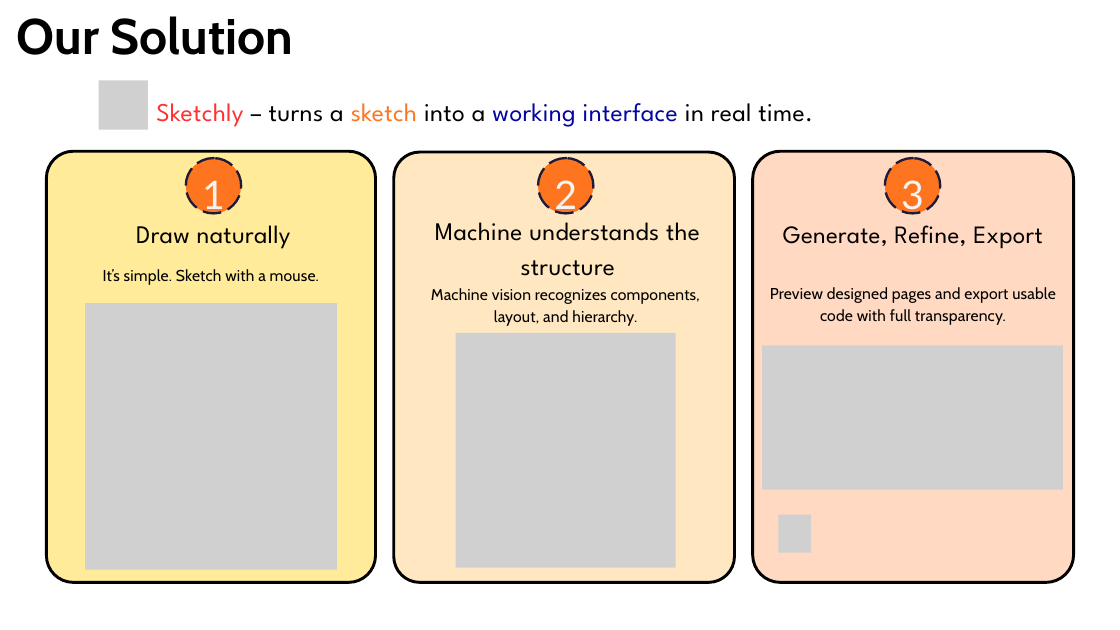
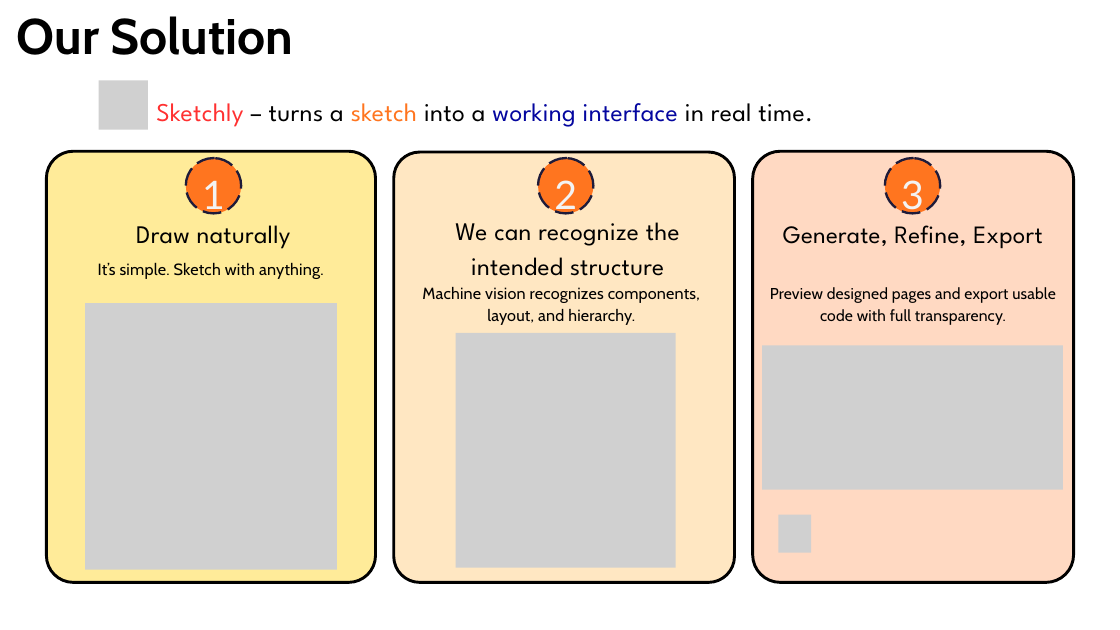
Before and after one commit to brianchen3388/HHCC-Chef-Bagels, a slide deck: slide 3 of comp_material/HHCC 26 Presentation.pptx. Drawn at 1120x630 pixels with LibreOffice and Linux fonts; fonts in the diff are those of the drawing; grey boxes stand for pictures. Boxes give left, top, right and bottom in pixels: in the first picture for what was removed or moved away, otherwise in the second. Text is boxed around its words. In the diff, an @@ line names an element or a change of style, - is before the commit and + after.

```diff
--- a/comp_material/HHCC 26 Presentation.pptx
+++ b/comp_material/HHCC 26 Presentation.pptx
@@ text at bbox=[455, 214, 680, 276]: text changed @@
-Machine understands the structure
+We can recognize the intended structure
@@ text at bbox=[98, 262, 324, 279]: text changed; size 20.2 to 20.9 pt @@
-It’s simple. Sketch with a mouse.
+It’s simple. Sketch with anything.
@@ text "Machine vision recognizes components, layout, ...": place and size @@
-text "Machine vision recognizes components, layout, ..." at bbox=[431, 288, 700, 326]
+text "Machine vision recognizes components, layout, ..." at bbox=[422, 287, 700, 325]
@@ text "Machine vision recognizes components, layout, ..." at bbox=[422, 287, 700, 325]: size 20.2 to 20.8 pt; line spacing 28.3pt to 29.1pt @@
```
Also in this commit, not shown: 8 other slides changed, 1 slide added, 1 slide removed.
